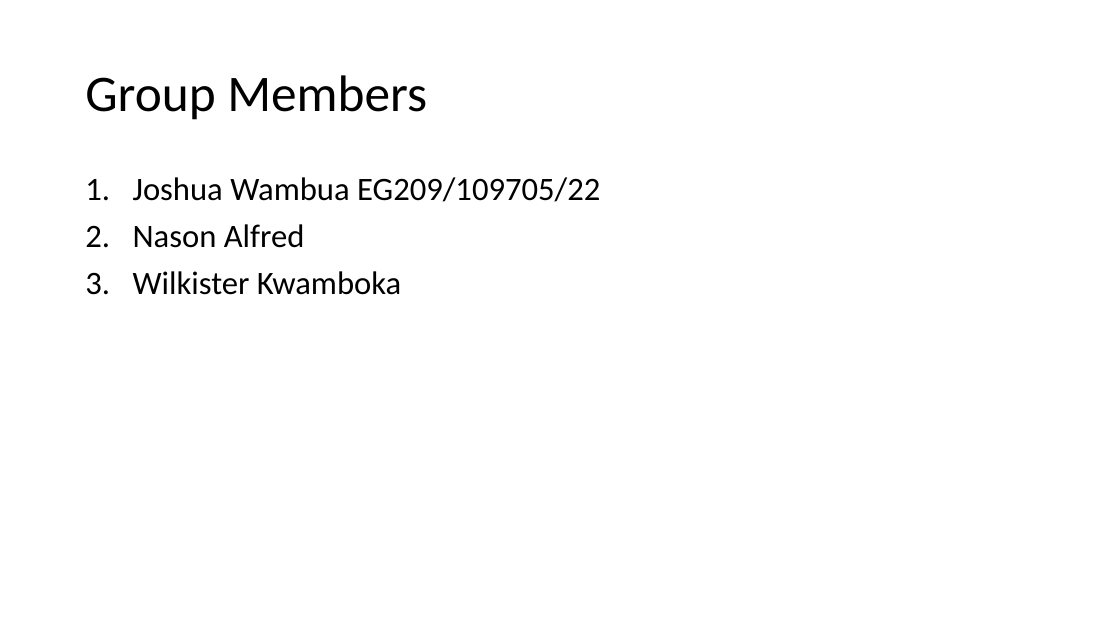
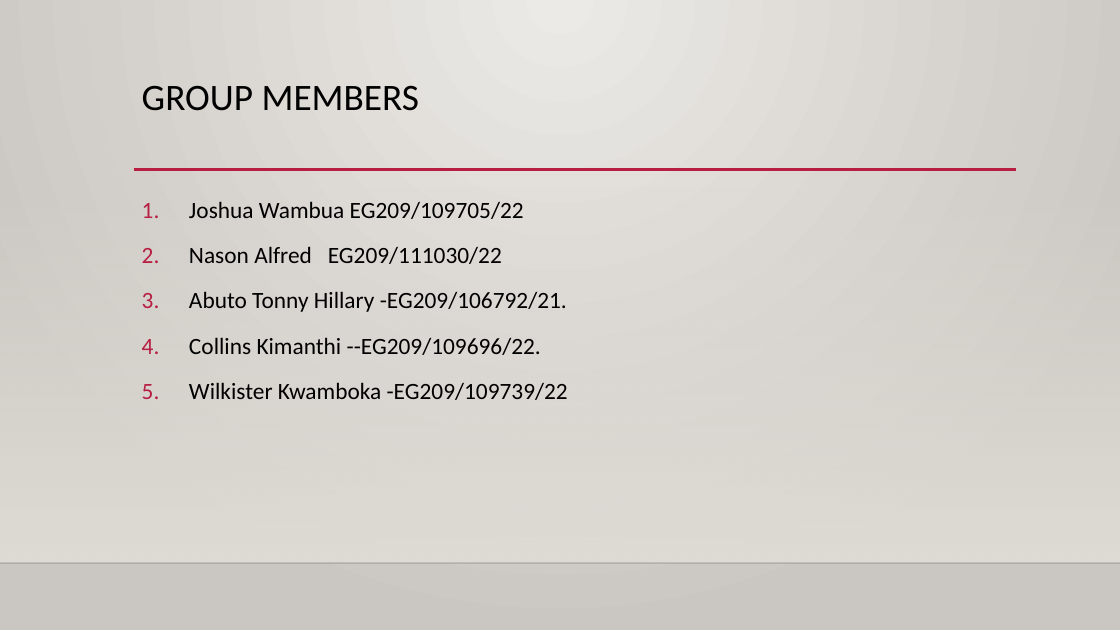
Before and after one commit to joshuawambua/parity, a slide deck: slide 2 of PARITY GENERATOR.pptx. Drawn at 1120x630 pixels with LibreOffice and Linux fonts; fonts in the diff are those of the drawing; background and template pictures are left out. Boxes give left, top, right and bottom in pixels: in the first picture for what was removed or moved away, otherwise in the second. Text is boxed around its words. In the diff, an @@ line names an element or a change of style, - is before the commit and + after.

```diff
--- a/PARITY GENERATOR.pptx
+++ b/PARITY GENERATOR.pptx
@@ background #FFFFFF to gradient #ECEAE7 to #CAC7C1 @@
@@ title "GROUP MEMBERS" at box(142, 85, 420, 111): vertical alignment middle to top @@
@@ title at box(142, 85, 420, 111): text changed; size 44 to 32 pt @@
-Group Members
+GROUP MEMBERS
@@ line added from (134, 170) to (1017, 170), #B71E42 2.5 pt @@
@@ rectangle added at box(0, 186, 1120, 563), fill gradient #DFDBD5 @@
@@ text "Joshua Wambua EG209/109705/22": place and size @@
-text "Joshua Wambua EG209/109705/22" at box(133, 177, 600, 295)
+text "Joshua Wambua EG209/109705/22" at box(189, 201, 568, 400)
@@ text at box(189, 201, 524, 219): size 28 to 20 pt in "Joshua Wambua EG209/109705/22"; line spacing 0.9 to 1.2 @@
@@ text at box(189, 246, 568, 400): text changed; size 28 to 20 pt @@
-2. Nason Alfred
-3. Wilkister Kwamboka
+2. Nason Alfred EG209/111030/22
+3. Abuto Tonny Hillary -EG209/106792/21.
+4. Collins Kimanthi --EG209/109696/22.
+5. Wilkister Kwamboka -EG209/109739/22
@@ line added from (0, 563) to (1120, 563), #000001 1 pt @@
```
Also in this commit, not shown: 4 other slides changed, 19 slides added, 2 slides removed.
